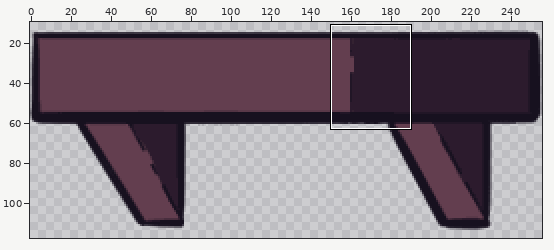
Sprite sheet, stored at graphics/room/shelf_1.png. The first picture is a wide view before the edit; the outline marks the close-up.
Close-up. Before:
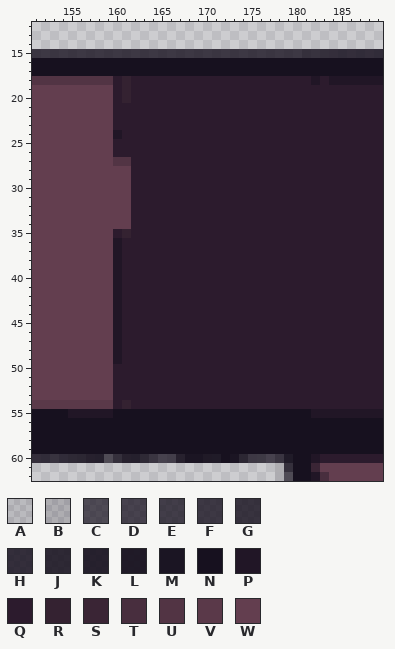
The file is 256x128 pixels. Pixels under 10% opacity are left out. Colours within 5 levels of each other are drawn and written as one. Shown: x 151..189, y 12..62. The wide view leaves out empty margins.
Palette (. is transparent): A #17111f1a  B #17111f2c  C #17111fb1  D #17111fbc  E #17111fc3  F #17111fca  G #17111fd1  H #17111fd7  J #17111fdf  K #17111fe9  L #17111ff2  M #17111ff9  N #17111f  P #211626  Q #2c1b2d  R #342231  S #3a2535  T #482e3e  U #523444  V #5a3949  W #633e4f
Pixels before, first column x 151:
15 FFFFFFFFFFFFFFFFFFFFFFFFFFFFFFGGGHHHHHH
16 NNNNNNNNNNNNNNNNNNNNNNNNNNNNNNNNNNNNNNN
17 NNNNNNNNNNNNNNNNNNNNNNNNNNNNNNNNNNNNNNN
18 UUUUUUUUUQRQQQQQQQQQQQQQQQQQQQQPQPPPPPP
19 WWWWWWWWWQRQQQQQQQQQQQQQQQQQQQQQQQQQQQQ
20 WWWWWWWWWQRQQQQQQQQQQQQQQQQQQQQQQQQQQQQ
21 WWWWWWWWWQQQQQQQQQQQQQQQQQQQQQQQQQQQQQQ
22 WWWWWWWWWQQQQQQQQQQQQQQQQQQQQQQQQQQQQQQ
23 WWWWWWWWWQQQQQQQQQQQQQQQQQQQQQQQQQQQQQQ
24 WWWWWWWWWPQQQQQQQQQQQQQQQQQQQQQQQQQQQQQ
25 WWWWWWWWWQQQQQQQQQQQQQQQQQQQQQQQQQQQQQQ
26 WWWWWWWWWQQQQQQQQQQQQQQQQQQQQQQQQQQQQQQ
27 WWWWWWWWWUUQQQQQQQQQQQQQQQQQQQQQQQQQQQQ
28 WWWWWWWWWWWQQQQQQQQQQQQQQQQQQQQQQQQQQQQ
29 WWWWWWWWWWWQQQQQQQQQQQQQQQQQQQQQQQQQQQQ
30 WWWWWWWWWWWQQQQQQQQQQQQQQQQQQQQQQQQQQQQ
31 WWWWWWWWWWWQQQQQQQQQQQQQQQQQQQQQQQQQQQQ
32 WWWWWWWWWWWQQQQQQQQQQQQQQQQQQQQQQQQQQQQ
33 WWWWWWWWWWWQQQQQQQQQQQQQQQQQQQQQQQQQQQQ
34 WWWWWWWWWWWQQQQQQQQQQQQQQQQQQQQQQQQQQQQ
35 WWWWWWWWWQRQQQQQQQQQQQQQQQQQQQQQQQQQQQQ
36 WWWWWWWWWPQQQQQQQQQQQQQQQQQQQQQQQQQQQQQ
37 WWWWWWWWWPQQQQQQQQQQQQQQQQQQQQQQQQQQQQQ
38 WWWWWWWWWPQQQQQQQQQQQQQQQQQQQQQQQQQQQQQ
39 WWWWWWWWWPQQQQQQQQQQQQQQQQQQQQQQQQQQQQQ
40 WWWWWWWWWPQQQQQQQQQQQQQQQQQQQQQQQQQQQQQ
41 WWWWWWWWWPQQQQQQQQQQQQQQQQQQQQQQQQQQQQQ
42 WWWWWWWWWPQQQQQQQQQQQQQQQQQQQQQQQQQQQQQ
43 WWWWWWWWWPQQQQQQQQQQQQQQQQQQQQQQQQQQQQQ
44 WWWWWWWWWPQQQQQQQQQQQQQQQQQQQQQQQQQQQQQ
45 WWWWWWWWWPQQQQQQQQQQQQQQQQQQQQQQQQQQQQQ
46 WWWWWWWWWPQQQQQQQQQQQQQQQQQQQQQQQQQQQQQ
47 WWWWWWWWWPQQQQQQQQQQQQQQQQQQQQQQQQQQQQQ
48 WWWWWWWWWPQQQQQQQQQQQQQQQQQQQQQQQQQQQQQ
49 WWWWWWWWWPQQQQQQQQQQQQQQQQQQQQQQQQQQQQQ
50 WWWWWWWWWQQQQQQQQQQQQQQQQQQQQQQQQQQQQQQ
51 WWWWWWWWWQQQQQQQQQQQQQQQQQQQQQQQQQQQQQQ
52 WWWWWWWWWQQQQQQQQQQQQQQQQQQQQQQQQQQQQQQ
53 WWWWWWWWWQQQQQQQQQQQQQQQQQQQQQQQQQQQQQQ
54 VVVVVVVVVQRQQQQQQQQQQQQQQQQQQQQQQQQQQQQ
55 NNNNPPPPPNNNNNNNNNNNNNNNNNNNNNNPPPPPPPP
56 NNNNNNNNNNNNNNNNNNNNNNNNNNNNNNNNNNNNNNN
57 NNNNNNNNNNNNNNNNNNNNNNNNNNNNNNNNNNNNNNN
58 NNNNNNNNNNNNNNNNNNNNNNNNNNNNNNNNNNNNNNN
59 NNNNNNNNNNNNNNNNNNNNNNNNNNNNNNNNNNNNNNN
60 HHGHJJKKCGKKJFDDKMMLLNMJFEDFLNNPQQQQQQQ
61 ...........................BGNNSWWWWWWW
62 ...........................ACNNPTWWWWWW
The same view after the edit:
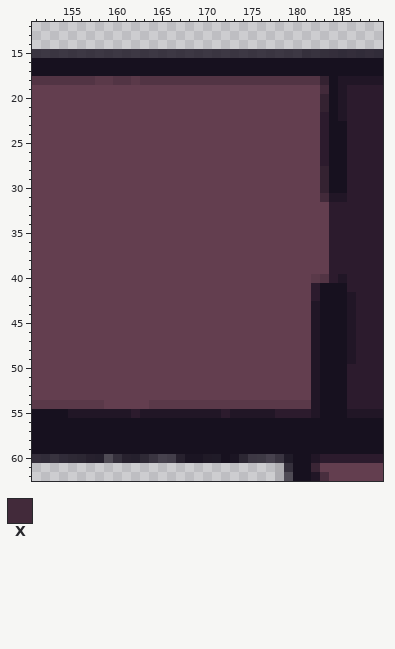
Colours new in this view: X #422a3a
Edits made:
Changed rows in their new state; - is an unchanged pixel.
first column x 158:
18 VVUUVUUUUUUUUUUUUUUUUUUUURN--
19 --WWWWWWWWWWWWWWWWWWWWWWWXNP-
20 --WWWWWWWWWWWWWWWWWWWWWWWRNP-
21 --WWWWWWWWWWWWWWWWWWWWWWWRNP-
22 --WWWWWWWWWWWWWWWWWWWWWWW-NP-
23 --WWWWWWWWWWWWWWWWWWWWWWW-NN-
24 --WWWWWWWWWWWWWWWWWWWWWWW-NN-
25 --WWWWWWWWWWWWWWWWWWWWWWW-NN-
26 --WWWWWWWWWWWWWWWWWWWWWWW-NN-
27 --WWWWWWWWWWWWWWWWWWWWWWW-NN-
28 ----WWWWWWWWWWWWWWWWWWWWWRNN-
29 ----WWWWWWWWWWWWWWWWWWWWWRNN-
30 ----WWWWWWWWWWWWWWWWWWWWWRNN-
31 ----WWWWWWWWWWWWWWWWWWWWWXPP-
32 ----WWWWWWWWWWWWWWWWWWWWWW---
33 ----WWWWWWWWWWWWWWWWWWWWWW---
34 ----WWWWWWWWWWWWWWWWWWWWWW---
35 --WWWWWWWWWWWWWWWWWWWWWWWW---
36 --WWWWWWWWWWWWWWWWWWWWWWWW---
37 --WWWWWWWWWWWWWWWWWWWWWWWW---
38 --WWWWWWWWWWWWWWWWWWWWWWWW---
39 --WWWWWWWWWWWWWWWWWWWWWWWW---
40 --WWWWWWWWWWWWWWWWWWWWWWVU-P-
41 --WWWWWWWWWWWWWWWWWWWWWW-NNN-
42 --WWWWWWWWWWWWWWWWWWWWWW-NNNP
43 --WWWWWWWWWWWWWWWWWWWWWWPNNNP
44 --WWWWWWWWWWWWWWWWWWWWWWPNNNP
45 --WWWWWWWWWWWWWWWWWWWWWWPNNNP
46 --WWWWWWWWWWWWWWWWWWWWWWPNNNP
47 --WWWWWWWWWWWWWWWWWWWWWWPNNNP
48 --WWWWWWWWWWWWWWWWWWWWWWPNNNP
49 --WWWWWWWWWWWWWWWWWWWWWWPNNNP
50 --WWWWWWWWWWWWWWWWWWWWWWPNNN-
51 --WWWWWWWWWWWWWWWWWWWWWWPNNN-
52 --WWWWWWWWWWWWWWWWWWWWWWPNNN-
53 --WWWWWWWWWWWWWWWWWWWWWWPNNN-
54 -WWWWWVVVVVVVVVVVVVVVVVVPNNN-
55 --PPQPPPPPPPPPQPPPPPQQQQ-NNN-
Boxes around the changes in both close-ups, in picture pixels (x1, y1, x2, y2):
changed: (95, 76, 356, 418)
